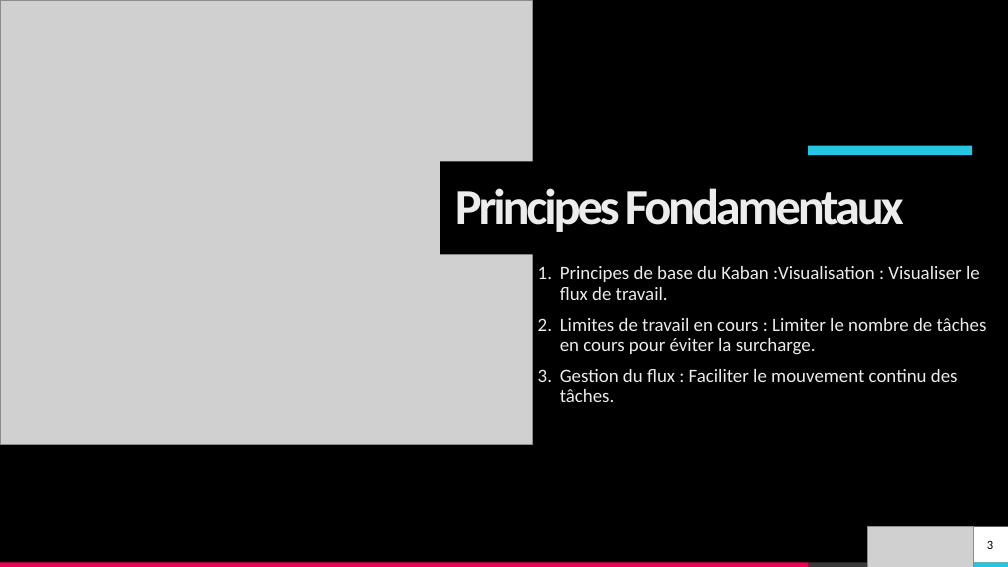
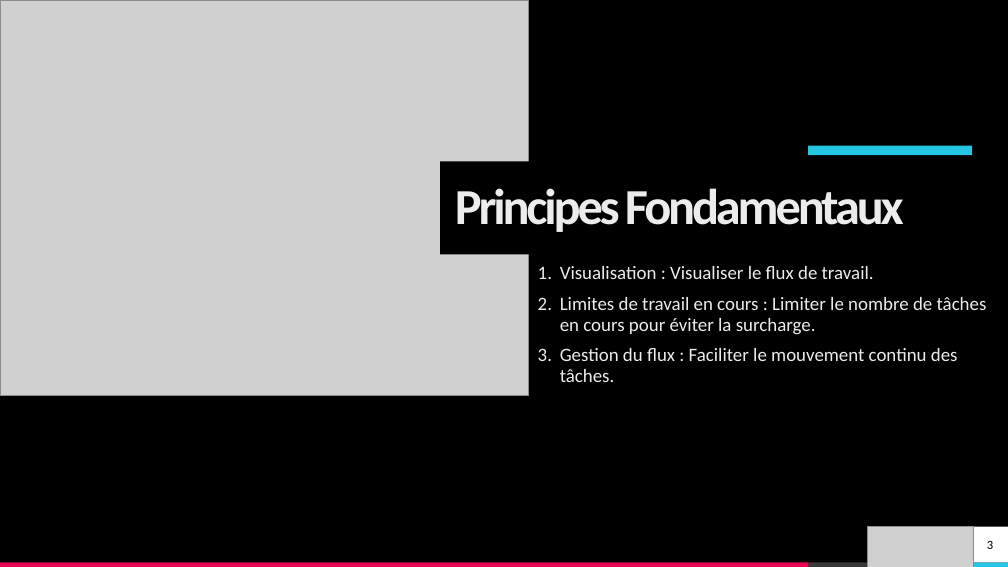
Before and after one commit to Kentana07/Planifiez-le-developpement-du-site-de-votre-client, a slide deck: slide 3 of Barrois_Kellian_3_kaban_022024.pptx. Drawn at 1008x567 pixels with LibreOffice and Linux fonts; fonts in the diff are those of the drawing; grey boxes stand for pictures. Boxes give left, top, right and bottom in pixels: in the first picture for what was removed or moved away, otherwise in the second. Text is boxed around its words. In the diff, an @@ line names an element or a change of style, - is before the commit and + after.

```diff
--- a/Barrois_Kellian_3_kaban_022024.pptx
+++ b/Barrois_Kellian_3_kaban_022024.pptx
@@ picture: place and size @@
-picture at [0,1,532,445]
+picture at [0,0,529,396]
@@ text at [560,266,874,279]: text changed @@
-1. Principes de base du Kaban :Visualisation : Visualiser le flux de travail.
+1. Visualisation : Visualiser le flux de travail.
```
Also in this commit, not shown: 2 other slides changed, 4 other files.
